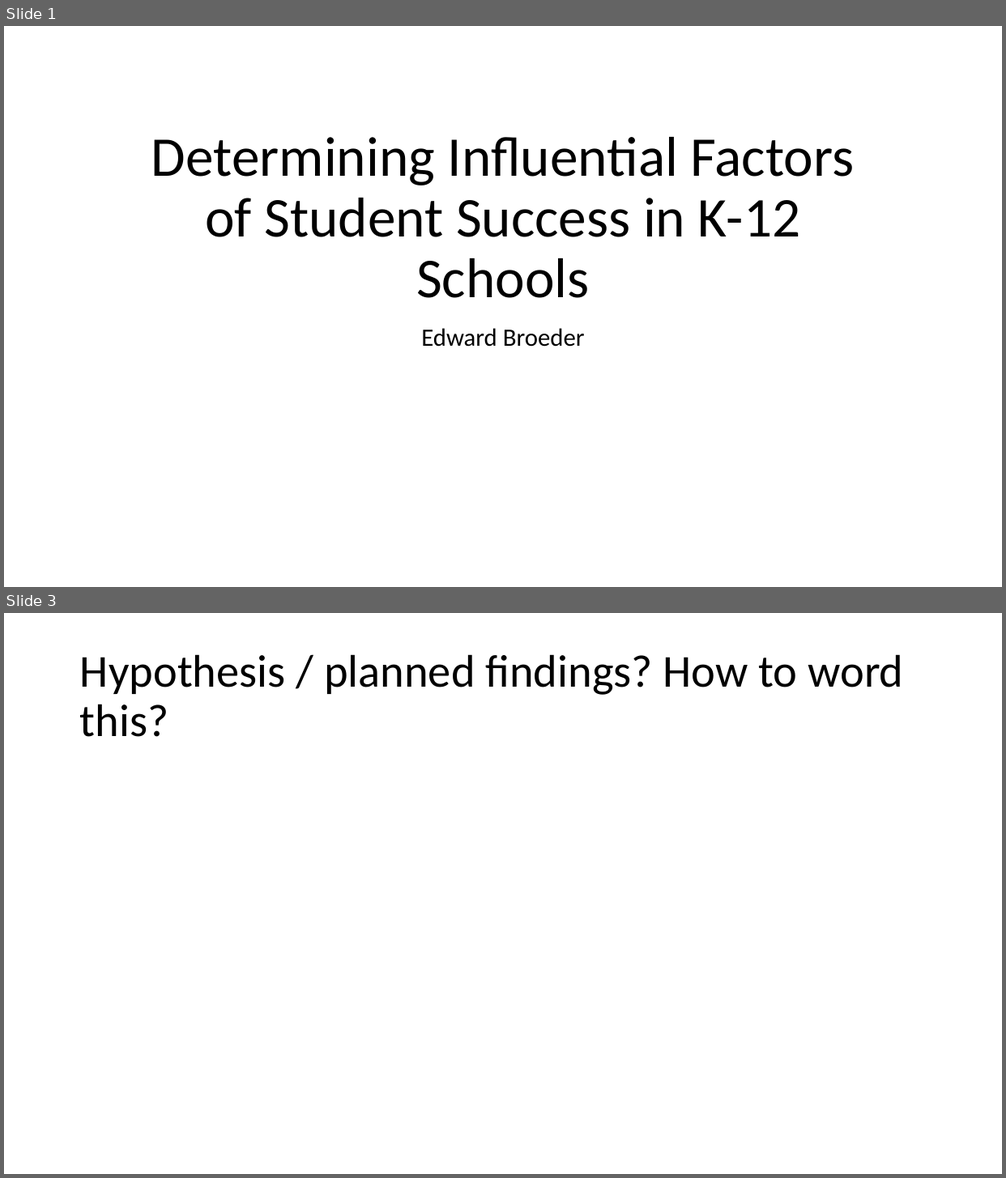
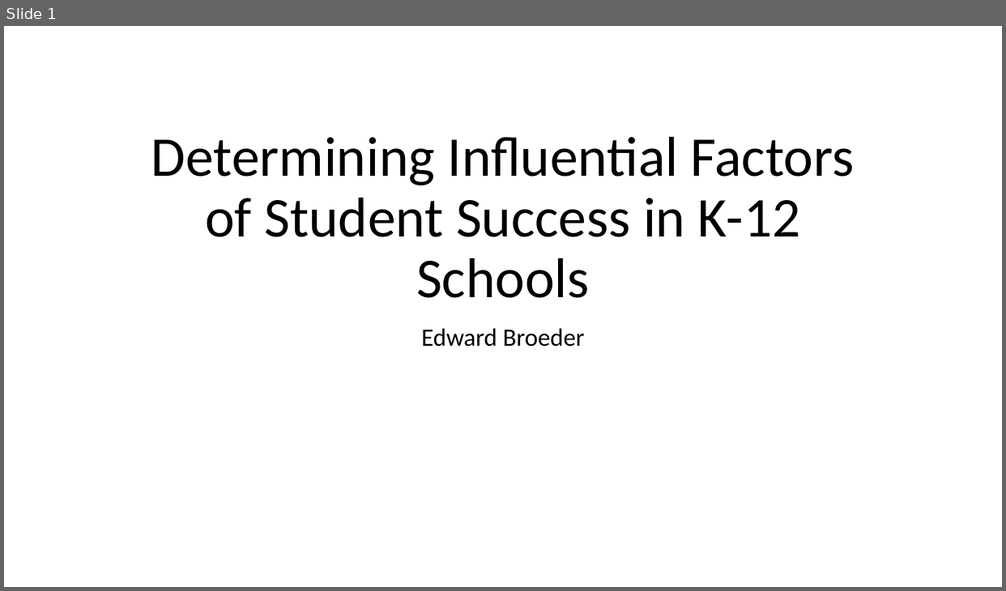
Before and after one commit to eddiebroeder/CS185C_Project, a slide deck: Determining Influential Factors of Student Success.pptx. Shown one above the other, each under a label of ours: slides 1 and 3 before the commit, slide 1 after it; the slides between them are not shown. The pictures are 1006x1178 and 1006x591 pixels, drawn with LibreOffice and Linux fonts; fonts in the diff are those of the drawing. Boxes give left, top, right and bottom in pixels: in the first picture for what was removed or moved away, otherwise in the second. Text is boxed around its words. In the diff, an @@ line names an element or a change of style, - is before the commit and + after.

```diff
--- a/Determining Influential Factors of Student Success.pptx
+++ b/Determining Influential Factors of Student Success.pptx
@@ slide 3 removed at [4,613,1002,1174], background #FFFFFF @@
@@ title removed at [80,654,903,737] @@
-Hypothesis / planned findings? How to word this?
```
Also in this commit, not shown: 3 slides changed, 11 slides added, 1 other slide removed.
